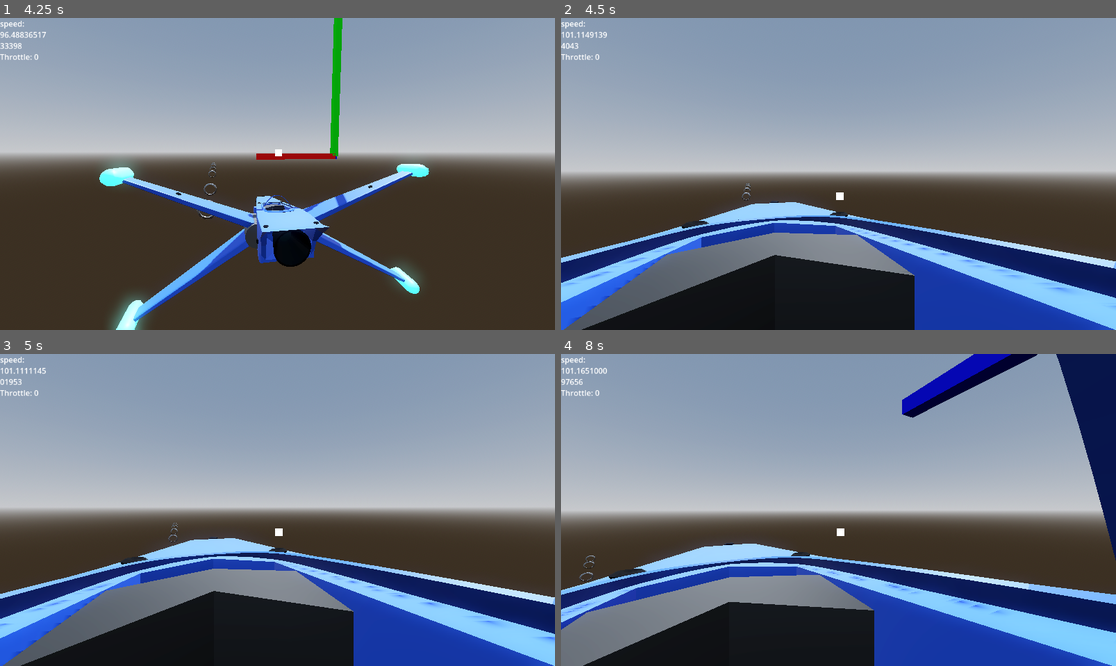
Above: before the commit, frames 1-4 (two rows, left to right).
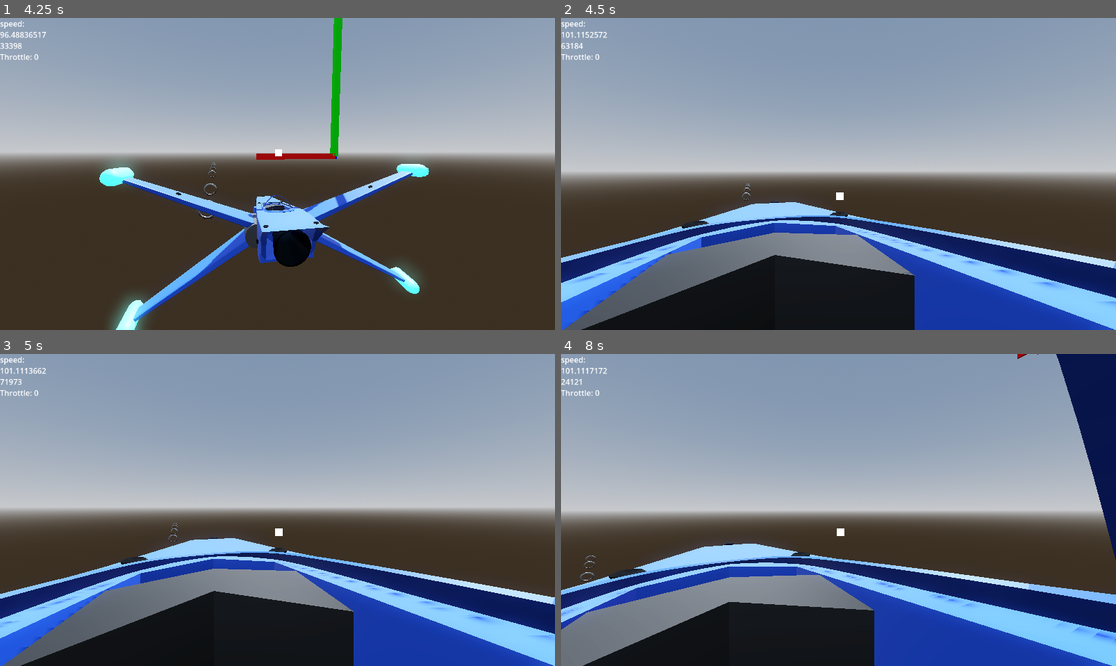
Above: after the commit, the same moments.

Repository: ZoeTheFox/oddity
Game: Godot game, scene res://Scenes/Main Scene/Main.tscn
Two runs of this game, one before a commit and one after it. Both use one fixed random seed, a clock stepped at 60 frames per second and the inputs below.
Inputs (mouse positions are in pixels of both pictures, inside the frame that each line leads up to):
- Up to frame 1 (4.25 s): tap Enter at 0.5 s; move the mouse to (271, 180) at 0.52 s; hold Alt (camera-look-around) 0.53-1.28 s; hold Space (move-up) 0.53-2.78 s; move the mouse to (316, 177) at 1.27 s; tap K (camera-switch-view) at 1.35, 2.85 s; move the mouse to (233, 170) at 2.02 s; hold Alt (camera-look-around) 2.03-2.78 s; move the mouse to (283, 174) at 2.77 s; hold A (move-left) 2.78-3.53 s; move the mouse to (255, 167) at 3.52 s; hold Space (move-up) from 3.53 s (still down); hold Alt (camera-look-around) from 3.53 s (still down)
- Up to frame 2 (4.5 s): keep holding Space (move-up); move the mouse to (866, 174) at 4.27 s; release Alt (camera-look-around) at 4.28 s; tap K (camera-switch-view) at 4.35 s
- Up to frame 3 (5 s): keep holding Space (move-up)
- Up to frame 4 (8 s): move the mouse to (810, 510) at 5.02 s; hold Alt (camera-look-around) 5.03-5.78 s; move the mouse to (849, 503) at 5.77 s; release Space (move-up) at 5.78 s; hold D (move-right) 5.78-6.53 s; tap K (camera-switch-view) at 5.85, 7.35 s; move the mouse to (832, 516) at 6.52 s; hold Alt (camera-look-around) 6.53-7.28 s; hold Space (move-up) from 6.53 s (still down); move the mouse to (877, 513) at 7.27 s

Frame 1 is identical in both runs. In frame 2, 0.3% of the frame differs, in the area x 0-100%, y 4-100%; in frame 3, 0.3%; in frame 4, 2.2%, in the area x 0-100%, y 0-93%.

Commit message:
made cooler thruster thing

Diff:
--- a/Oddity/Scenes/Spaceship/Scripts/FlightControl/SimpleFlightControlSystem.gd
+++ b/Oddity/Scenes/Spaceship/Scripts/FlightControl/SimpleFlightControlSystem.gd
@@ -101,15 +101,23 @@
 		else:
 			fire_thrusters_up(throttle)
 
-	if (user_throttle >= 0):
-		var throttle = calc_throttle(velocity.z)
-
-		if (velocity.z > 0):
-			fire_thrusters_forwards(throttle)
-
-
-
-
+	if (throttle_based_on_max_speed and user_throttle == 0):
+		if (-velocity.z > 0):
+			fire_thrusters_retro(-calc_throttle(-velocity.z))
+		elif (velocity.z < 0):
+			fire_thrusters_forwards(abs(calc_throttle(velocity.z)))
+
+	if (throttle_based_on_max_speed):
+		if (-velocity.z > calc_speed_at_percentage(user_throttle, max_total_velocity) and velocity.z < 0):
+			fire_thrusters_retro(-calc_throttle(abs(velocity.z)))
+		elif (velocity.z > calc_speed_at_percentage(-user_throttle, max_total_velocity) and velocity.z > 0):
+			fire_thrusters_forwards(calc_throttle(abs(velocity.z)))
+	else:
+		if (user_throttle >= 0):
+			var throttle = calc_throttle(velocity.z)
+
+			if (velocity.z > 0):
+				fire_thrusters_forwards(throttle)
 
 	if (roll == false and flight_assist):
 
@@ -201,7 +209,7 @@
 
 func _on_user_control_thrust_forwards(throttle):
 	if (throttle_based_on_max_speed):
-		if (abs(velocity.z) < calc_speed_at_percentage(abs(throttle), max_total_velocity)):
+		if (-velocity.z < calc_speed_at_percentage(throttle, max_total_velocity)):
 			fire_thrusters_forwards(100)
 	else:
 		if (-velocity.z <= max_total_velocity):
@@ -209,8 +217,8 @@
 
 func _on_user_control_thrust_backwards(throttle):
 	if (throttle_based_on_max_speed):
-		if (abs(velocity.z) < calc_speed_at_percentage(abs(throttle), max_total_velocity)):
-			fire_thrusters_retro(100)
+		if (velocity.z < calc_speed_at_percentage(abs(throttle), max_total_velocity)):
+			fire_thrusters_retro(-100)
 	else:
 		if (velocity.z <= max_total_velocity):
 			fire_thrusters_retro(throttle)
--- a/Oddity/Scenes/Spaceship/fighter_gen_7.tscn
+++ b/Oddity/Scenes/Spaceship/fighter_gen_7.tscn
@@ -47,6 +47,7 @@
 max_side_velocity = 50.0
 max_up_down_velocity = 100.0
 flight_assist = true
+throttle_based_on_max_speed = true
 
 [node name="Thrusters" type="Node3D" parent="."]
 
